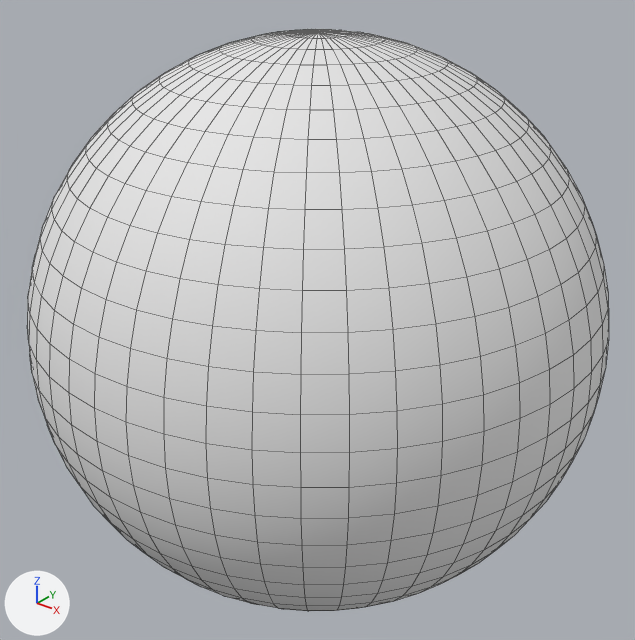
The FBX model globe.fbx as it was, and as the next commit left it.
Rendered twice from a 50 mm camera at (1.791, -2.242, 1.39) aimed at (-0.002, -0.001, 0.001). The lights are fixed; the arrows at lower left show +X, +Y and +Z. Mesh edges are drawn as thin lines.
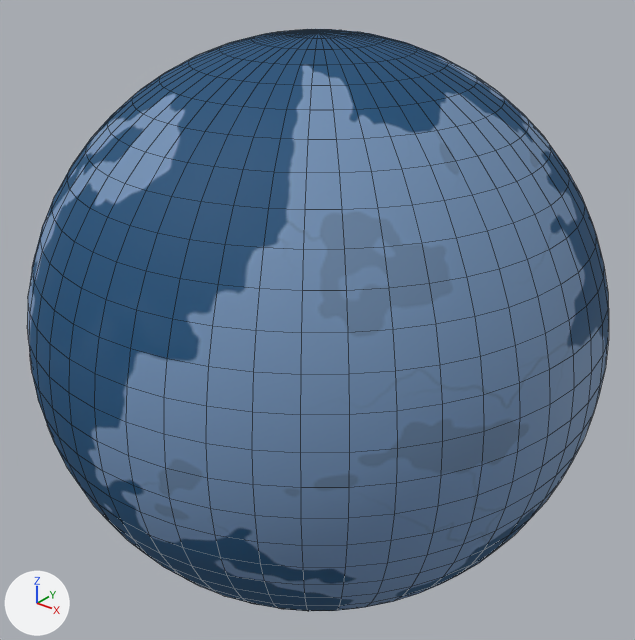
Commit message: Made sure it uses map.png

Diff of the bpy script that builds the scene:
```diff
--- a/globe.fbx.py
+++ b/globe.fbx.py
@@ img_map_png @@
+img_map_png = load_image('map.png', 'map.png', 4000, 1997, 'Non-Color')
@@ mat_material_001 @@
 n0 = _N.new('ShaderNodeBsdfPrincipled'); n0.name = 'Principled BSDF'
 n1 = _N.new('ShaderNodeOutputMaterial'); n1.name = 'Material Output'
+n2 = _N.new('ShaderNodeTexImage'); n2.name = 'Image Texture'
+n2.image = img_map_png
+n3 = _N.new('ShaderNodeTexImage'); n3.name = 'Image Texture.001'
+n3.image = img_map_png
 _L.new(n0.outputs[0], n1.inputs[0])  # 'BSDF' to 'Surface'
+_L.new(n2.outputs[0], n0.inputs[0])  # 'Color' to 'Base Color'
+_L.new(n2.outputs[1], n0.inputs[4])  # 'Alpha' to 'Alpha'
+_L.new(n3.outputs[0], n0.inputs[18])  # 'Color' to 'Transmission Weight'
```

Changed parts and their boxes (x1, y1, x2, y2) in the pictures (635 x 640 px):
'Sphere', surface changed (white to blue): (27, 29, 609, 611) in both
